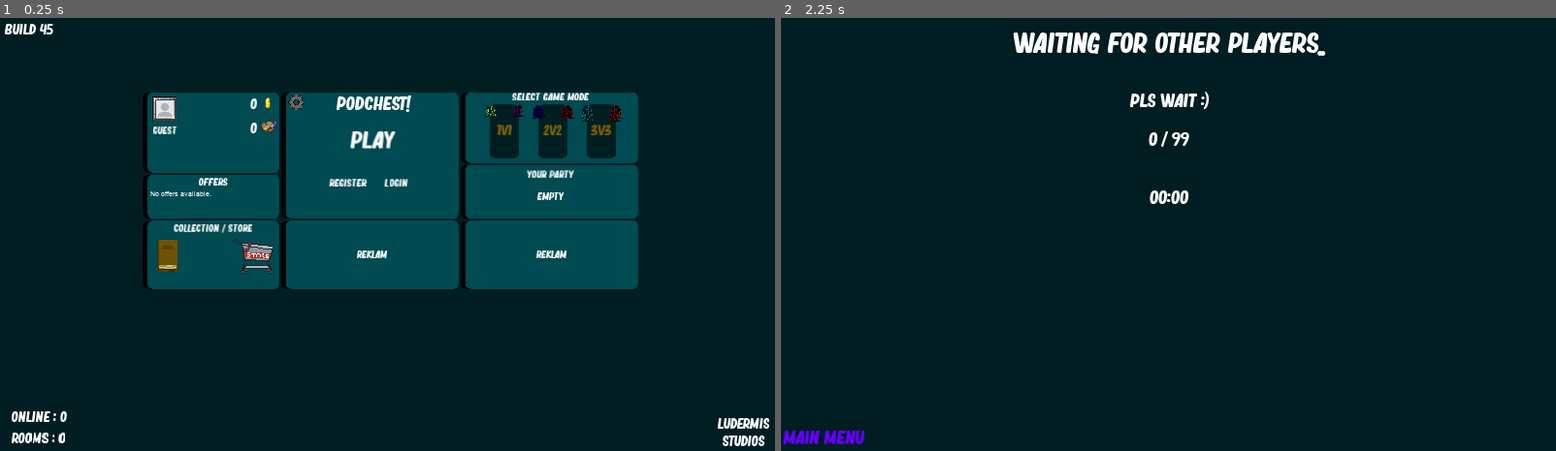
Above: before the commit, frames 1-2 (left to right).
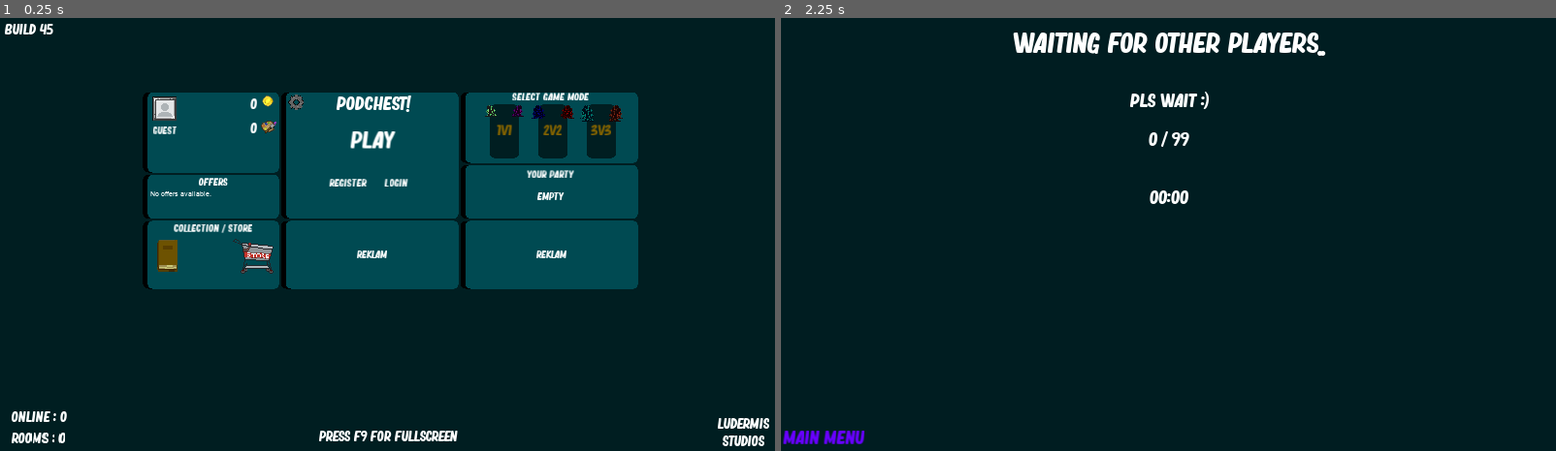
Above: after the commit, the same moments.

Repository: Ludermis/Podchest
Game: Godot game, scene res://Prefabs/Scenes/MainScene.tscn
Same seed, same stepped clock (60 frames per second), same inputs: the game is played once before the commit and once after it.
Inputs:
- Up to frame 1 (0.25 s): no input
- Up to frame 2 (2.25 s): click "Play" at 0.5 s; click "Main Menu" at 1.25 s; click "Play" at 2 s

The runs differ from the first frame. In frame 1, 0.3% of the frame differs, in the area x 33-60%, y 17-98%; in frame 2, nothing differs.

Commit message:
Lynext
Updates

Diff:
--- a/Prefabs/Scenes/GameScene.tscn
+++ b/Prefabs/Scenes/GameScene.tscn
@@ -117,6 +117,7 @@
 margin_top = 64.0
 margin_right = 2560.0
 margin_bottom = 128.0
+rect_pivot_offset = Vector2( 984, 48 )
 custom_fonts/font = SubResource( 3 )
 text = "Time"
 align = 1
--- a/Prefabs/Scenes/MainScene.tscn
+++ b/Prefabs/Scenes/MainScene.tscn
@@ -402,6 +402,17 @@
 size = 48
 font_data = ExtResource( 15 )
 
+[sub_resource type="GDScript" id=107]
+script/source = "extends Label
+
+func _ready():
+	pass
+
+
+func _on_Timer_timeout():
+	visible = !OS.window_fullscreen
+"
+
 [node name="Main" type="Node2D"]
 script = ExtResource( 5 )
 __meta__ = {
@@ -472,7 +483,7 @@
 position = Vector2( 411.432, 42.1931 )
 scale = Vector2( 2, 2 )
 frames = SubResource( 65 )
-frame = 7
+frame = 3
 playing = true
 
 [node name="APSprite" type="AnimatedSprite" parent="AccountPanel"]
@@ -961,6 +972,7 @@
 margin_top = 1360.0
 margin_right = 256.0
 margin_bottom = 1440.0
+rect_pivot_offset = Vector2( 128, 40 )
 custom_fonts/font = SubResource( 106 )
 text = "Rooms : 0"
 align = 1
@@ -970,6 +982,7 @@
 margin_top = 1288.0
 margin_right = 256.0
 margin_bottom = 1368.0
+rect_pivot_offset = Vector2( 128, 40 )
 custom_fonts/font = SubResource( 106 )
 text = "Online : 0"
 align = 1
@@ -988,6 +1001,24 @@
 __meta__ = {
 "_edit_lock_": true
 }
+
+[node name="LabelFullscreen" type="Label" parent="."]
+margin_top = 1344.0
+margin_right = 2560.0
+margin_bottom = 1440.0
+rect_pivot_offset = Vector2( 128, 40 )
+custom_fonts/font = SubResource( 106 )
+text = "Press F9 For Fullscreen"
+align = 1
+valign = 1
+script = SubResource( 107 )
+__meta__ = {
+"_edit_lock_": true
+}
+
+[node name="Timer" type="Timer" parent="LabelFullscreen"]
+wait_time = 0.5
+autostart = true
 
 [node name="LabelBuild" type="Label" parent="."]
 margin_right = 192.0
@@ -1019,4 +1050,5 @@
 [connection signal="pressed" from="PlayPanel/RegisterButton" to="PlayPanel/RegisterButton" method="_on_RegisterButton_pressed"]
 [connection signal="pressed" from="PlayPanel/LoginButton" to="PlayPanel/LoginButton" method="_on_LoginButton_pressed"]
 [connection signal="pressed" from="PlayPanel/LogoutButton" to="PlayPanel/LogoutButton" method="_on_LogoutButton_pressed"]
+[connection signal="timeout" from="LabelFullscreen/Timer" to="LabelFullscreen" method="_on_Timer_timeout"]
 [connection signal="timeout" from="DemandOnlineTimer" to="." method="_on_DemandStatsTimer_timeout"]
--- a/Scripts/Global/Vars.gd
+++ b/Scripts/Global/Vars.gd
@@ -31,6 +31,10 @@
 	teams = {}
 	myTeam = -1
 	scores = {1: 0, 2: 0}
+
+func _input(ev):
+	if ev.is_action_pressed('ui_fullscreen'):
+		OS.window_fullscreen = !OS.window_fullscreen
 
 func getTime() -> float:
 	return OS.get_ticks_msec() / 1000.0
--- a/project.godot
+++ b/project.godot
@@ -95,6 +95,11 @@
 "events": [ Object(InputEventKey,"resource_local_to_scene":false,"resource_name":"","device":0,"alt":false,"shift":false,"control":false,"meta":false,"command":false,"pressed":false,"scancode":16777254,"physical_scancode":0,"unicode":0,"echo":false,"script":null)
  ]
 }
+ui_fullscreen={
+"deadzone": 0.5,
+"events": [ Object(InputEventKey,"resource_local_to_scene":false,"resource_name":"","device":0,"alt":false,"shift":false,"control":false,"meta":false,"command":false,"pressed":false,"scancode":16777252,"physical_scancode":0,"unicode":0,"echo":false,"script":null)
+ ]
+}
 
 [rendering]
 
Not shown: 1 places in Prefabs/Scenes/MainScene.tscn that only renumber resources
Not shown, changed: export_presets.cfg
